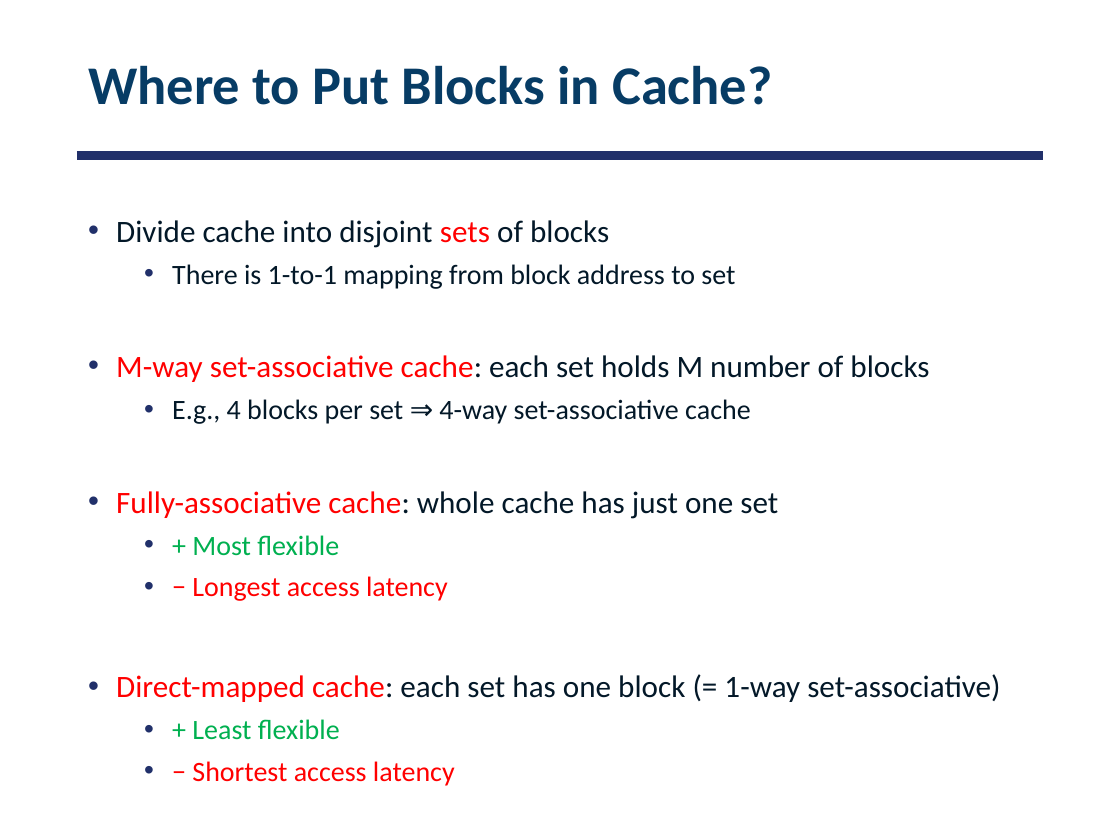
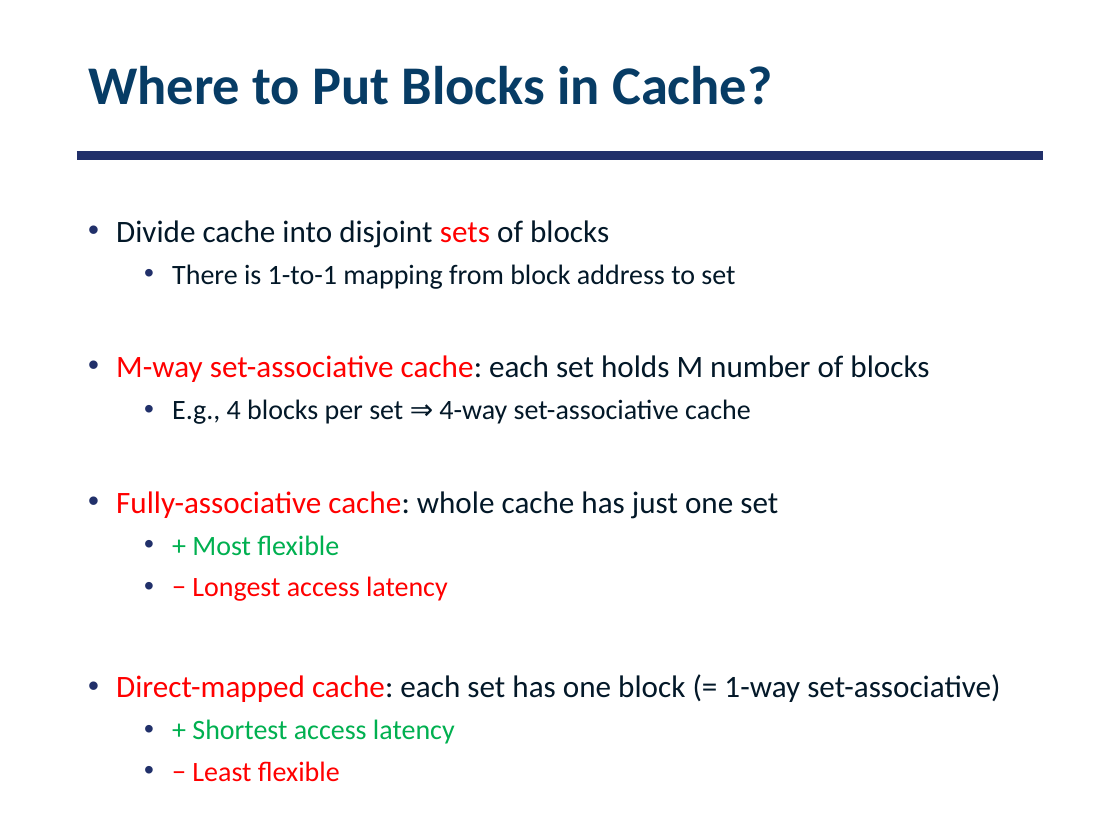
Before and after one commit to smajidzahedi/ECE350, a slide deck: slide 14 of 08-caching.pptx. Drawn at 1120x840 pixels with LibreOffice and Linux fonts; fonts in the diff are those of the drawing. Boxes give left, top, right and bottom in pixels: in the first picture for what was removed or moved away, otherwise in the second. Text is boxed around its words. In the diff, an @@ line names an element or a change of style, - is before the commit and + after.

Commit message:
fixed typos during lecture

```diff
--- a/08-caching.pptx
+++ b/08-caching.pptx
@@ text at (x1=192, y1=719, x2=455, y2=782): text changed; text colour #FF0000 to #00B050 @@
-  • + Least flexible
-  • − Shortest access latency
+  • + Shortest access latency
+  • − Least flexible
```
Also in this commit, not shown: 8 other slides changed, 3 other files.
